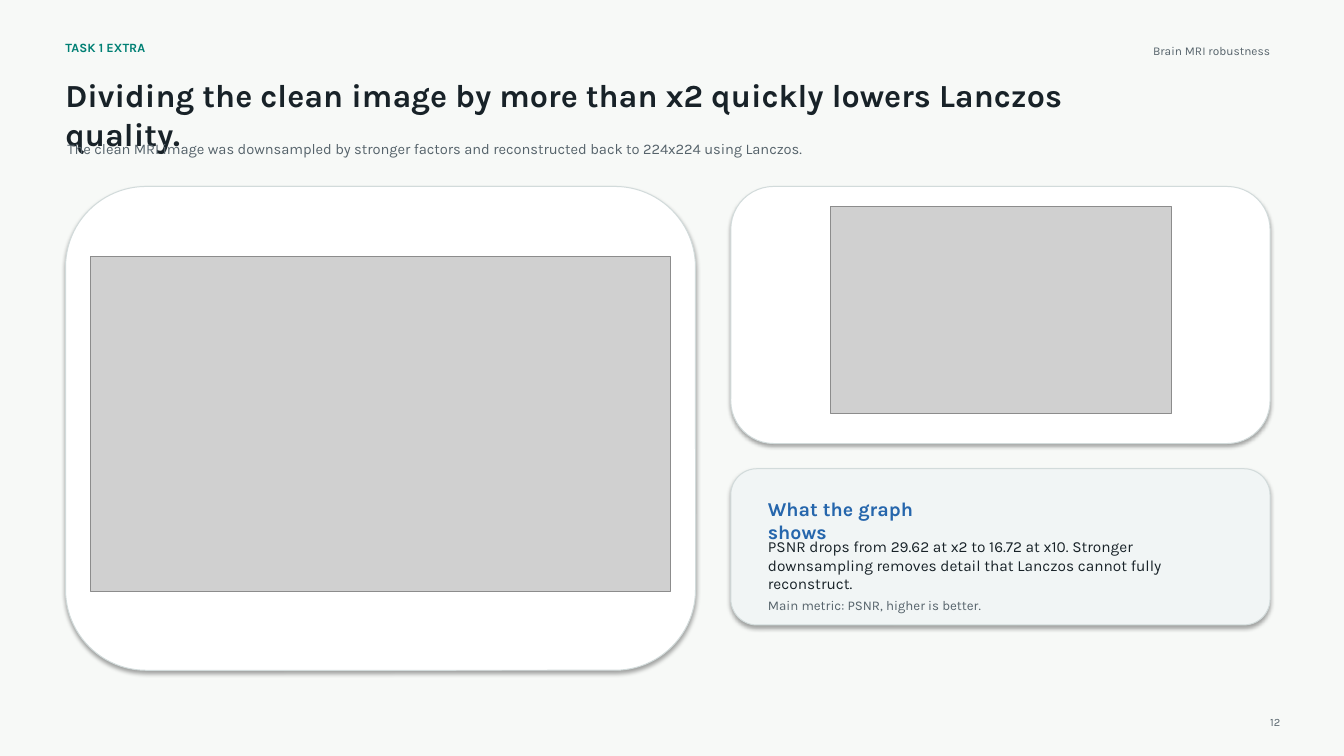
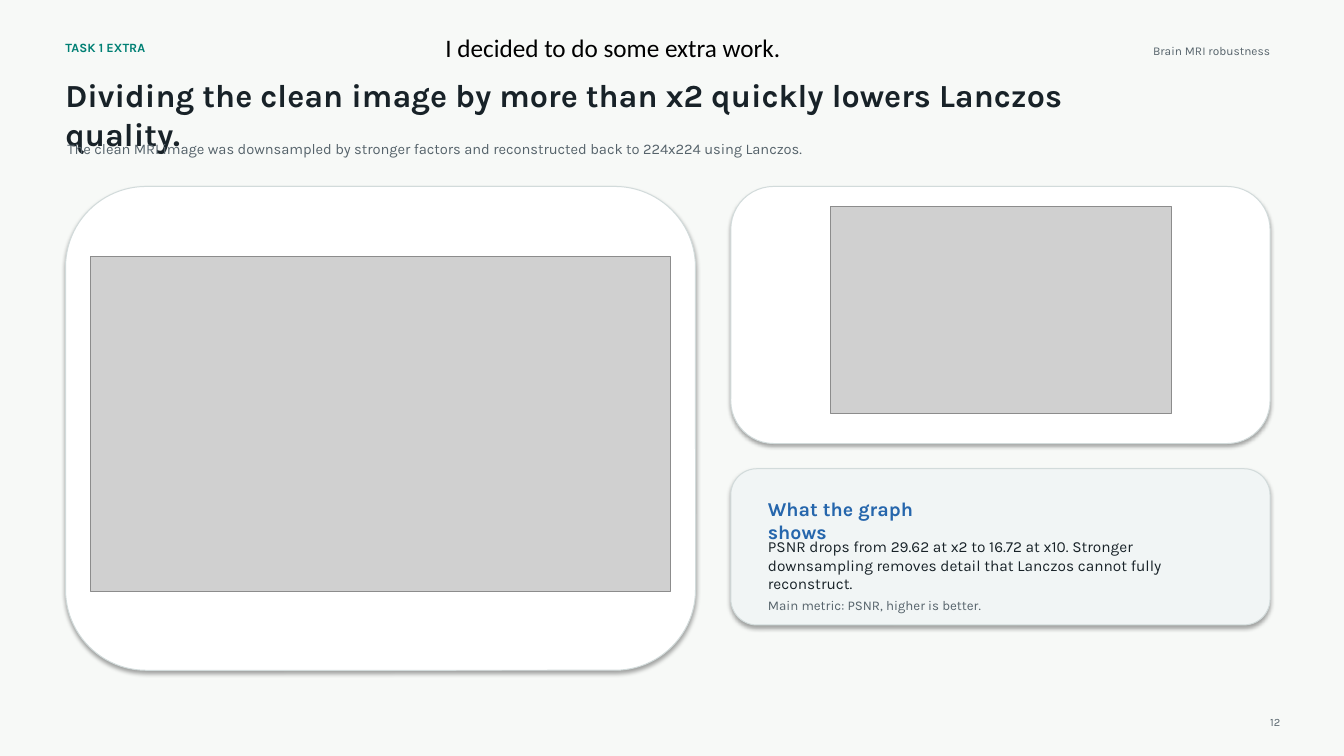
Before and after one commit to michaelkhadarkevich/Digital-Image-Processing, a slide deck: slide 11 of Brain_MRI_Project_Presentation_Improved_v2.pptx (slide 12 before the commit). Drawn at 1344x756 pixels with LibreOffice and Linux fonts; fonts in the diff are those of the drawing; grey boxes stand for pictures. Boxes give left, top, right and bottom in pixels: in the first picture for what was removed or moved away, otherwise in the second. Text is boxed around its words. In the diff, an @@ line names an element or a change of style, - is before the commit and + after.

```diff
--- a/Brain_MRI_Project_Presentation_Improved_v2.pptx
+++ b/Brain_MRI_Project_Presentation_Improved_v2.pptx
@@ text added at (445, 39, 781, 58), 18 pt, text #000000 @@
+I decided to do some extra work.
```
Also in this commit, not shown: 6 other slides changed, 1 slide removed, 2 other files.
